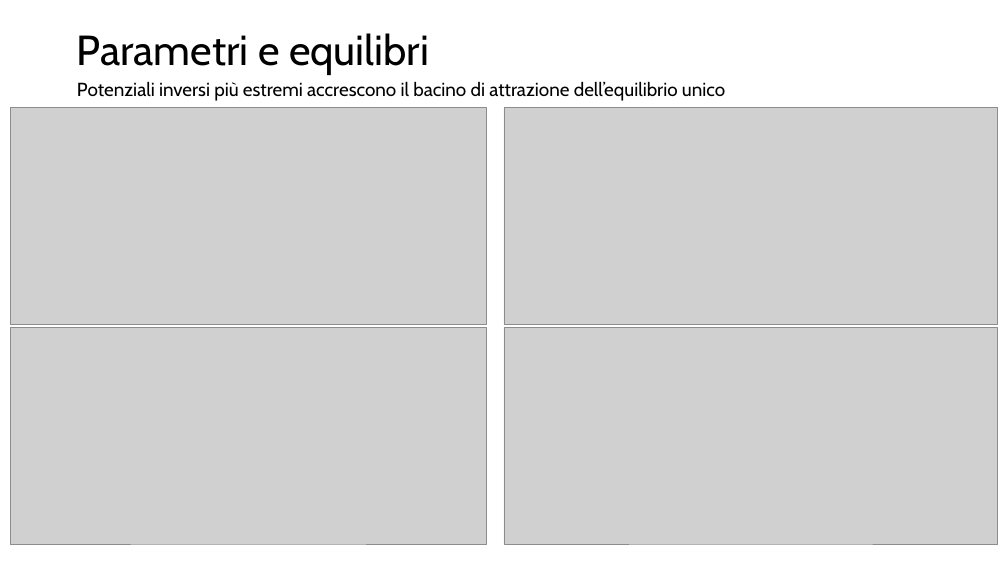
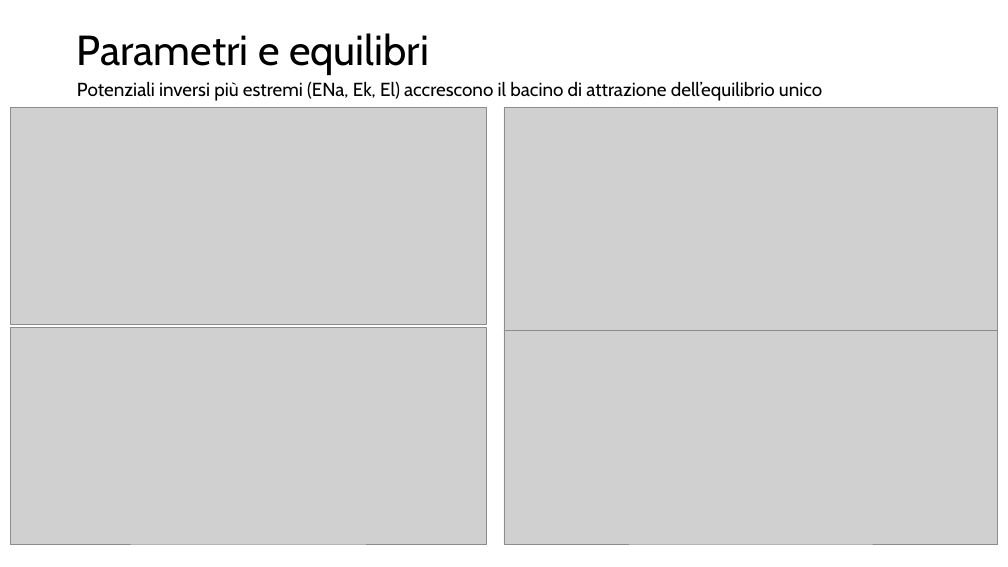
Before and after one commit to pietromihelj/modelli-e-sistemi-complessi, a slide deck: slide 12 of voltaggio nel neurone Pietro Mihelj.pptx (slide 9 before the commit). Drawn at 1008x567 pixels with LibreOffice and Linux fonts; fonts in the diff are those of the drawing; grey boxes stand for pictures. Boxes give left, top, right and bottom in pixels: in the first picture for what was removed or moved away, otherwise in the second. Text is boxed around its words. In the diff, an @@ line names an element or a change of style, - is before the commit and + after.

```diff
--- a/voltaggio nel neurone Pietro Mihelj.pptx
+++ b/voltaggio nel neurone Pietro Mihelj.pptx
@@ text at [77, 81, 822, 101]: text changed @@
-Potenziali inversi più estremi accrescono il bacino di attrazione dell’equilibrio unico
+Potenziali inversi più estremi (ENa, Ek, El) accrescono il bacino di attrazione dell’equilibrio unico
@@ picture: place and size @@
-picture at [504, 108, 998, 324]
+picture at [504, 107, 998, 330]
```
Also in this commit, not shown: 2 other slides changed, 3 slides added, 1 other file.
